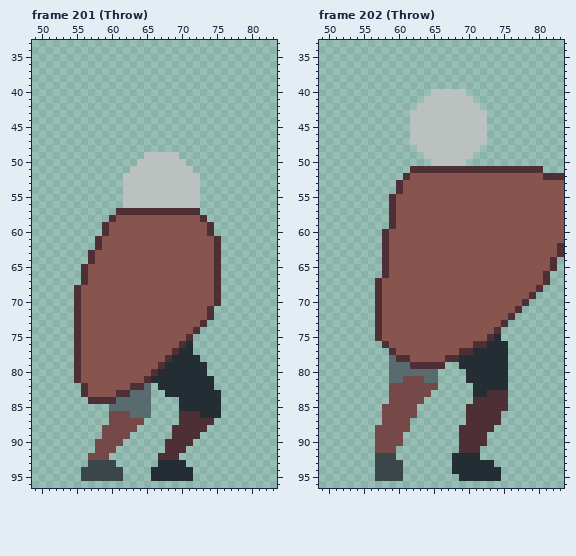
Two versions of one pixel-art file, Personal_Roberto/ASEPRITE/1. Liora/Liora.aseprite. Above: the version before the commit.
128x128 pixels, 204 frames. Shown: frame 201 (Throw): x 49..83, y 33..96; frame 202 (Throw): x 49..83, y 33..96. The commit also changed other frames, which this record leaves out.
New version:
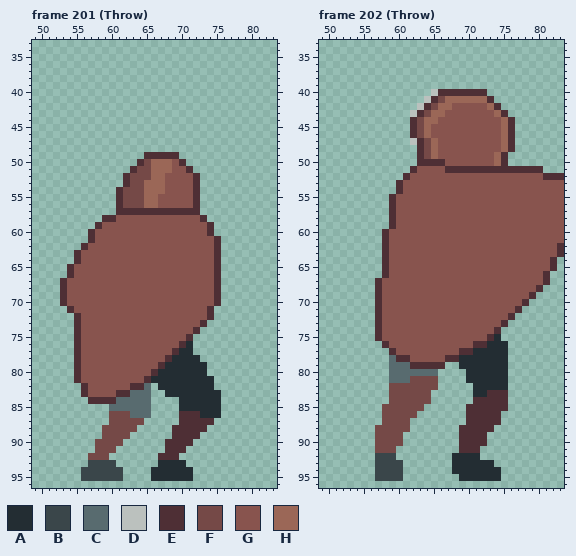
Palette (. is transparent): A #232d33  B #3a464a  C #586b6f  D #bbc1be  E #4e2f35  F #754947  G #88544e  H #9b6757
Diff:
--- frame 201 (Throw), layer "Layer 5"
@@ x 51..74 @@
 48 ........................
-49 ..............DDDDD.....
-50 .............DDDDDDD....
-51 ............DDDDDDDDD...
-52 ...........DDDDDDDDDDD..
-53 ...........DDDDDDDDDDD..
-54 ...........DDDDDDDDDDD..
-55 ...........DDDDDDDDDDD..
-56 ...........DDDDDDDDDDD..
+49 ..............EEEEE.....
+50 .............EFHHHGE....
+51 ............EFFHHHGGE...
+52 ...........EFFFHHGGGGE..
+53 ...........EFFHHHGGGGE..
+54 ..........EFFFHHHGGGGE..
+55 ..........EFFFHHGGGGGE..
+56 ..........EFFFHHGGGGGE..
 57 ..........EEEEEEEEEEEE..
-58 .........EGGGGGGGGGGGGE.
-59 ........EGGGGGGGGGGGGGGE
-60 ........EGGGGGGGGGGGGGGE
-61 .......EGGGGGGGGGGGGGGGG
-62 .......EGGGGGGGGGGGGGGGG
-63 ......EGGGGGGGGGGGGGGGGG
-64 ......EGGGGGGGGGGGGGGGGG
-65 .....EGGGGGGGGGGGGGGGGGG
-66 .....EGGGGGGGGGGGGGGGGGG
-67 .....EGGGGGGGGGGGGGGGGGG
-68 ....EGGGGGGGGGGGGGGGGGGG
-69 ....EGGGGGGGGGGGGGGGGGGG
-70 ....EGGGGGGGGGGGGGGGGGGG
-71 ....EGGGGGGGGGGGGGGGGGGE
+58 ........EEGGGGGGGGGGGGE.
+59 .......EGGGGGGGGGGGGGGGE
+60 ......EGGGGGGGGGGGGGGGGE
+61 ......EGGGGGGGGGGGGGGGGG
+62 .....EGGGGGGGGGGGGGGGGGG
+63 ....EGGGGGGGGGGGGGGGGGGG
+64 ....EGGGGGGGGGGGGGGGGGGG
+65 ...EGGGGGGGGGGGGGGGGGGGG
+66 ...EGGGGGGGGGGGGGGGGGGGG
+67 ..EGGGGGGGGGGGGGGGGGGGGG
+68 ..EGGGGGGGGGGGGGGGGGGGGG
+69 ..EGGGGGGGGGGGGGGGGGGGGG
+70 ..EGGGGGGGGGGGGGGGGGGGGG
+71 ...EGGGGGGGGGGGGGGGGGGGE
 72 ....EGGGGGGGGGGGGGGGGGGE
--- frame 202 (Throw), layers "Layer 5", "Liora"
@@ x 60..78 @@
 39 ...................
-40 .....DDDDD.........
-41 ....DDDDDDD........
-42 ...DDDDDDDDD.......
-43 ..DDDDDDDDDDD......
-44 ..DDDDDDDDDDD......
-45 ..DDDDDDDDDDD......
-46 ..DDDDDDDDDDD......
-47 ..DDDDDDDDDDD......
-48 ...DDDDDDDDD.......
-49 ....DDDDDDD........
-50 .....DDDDD.........
-51 ..EEEEEEEEEEEEEEEEE
+40 .....DEEEEEEE......
+41 ....DEFHHHHHHE.....
+42 ...DEFHHGGGGGHE....
+43 ..DEFHHGGGGGGGHE...
+44 ..EFHHGGGGGGGGGHE..
+45 ..EFHGGGGGGGGGGHE..
+46 ..EFHGGGGGGGGGGHE..
+47 ..DEFHGGGGGGGGGHE..
+48 ...EFHGGGGGGGGGHE..
+49 ...EFHGGGGGGGGHE...
+50 ...EEEEGGGGGGGHE...
+51 ..EGGGGEEEEEEEEEEEE
 52 .EGGGGGGGGGGGGGGGGG
@@ x 59..67 @@
 80 CCCCCCC..
-81 CCFFFCC..
+81 CCCFFFF..
 82 FFFFFFF..
 83 FFFFFF...
-84 FFFFF....
-85 FFFF.....
+84 FFFFFF...
+85 FFFFF....
 86 FFFF.....
Boxes around the changes in both pictures, in picture pixels (x1, y1, x2, y2):
changed: (60, 152, 200, 313)
changed: (410, 89, 515, 173)
changed: (403, 376, 438, 411)
